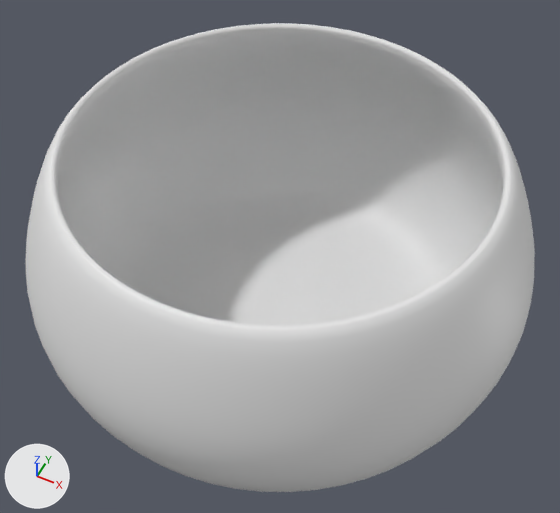
A saved change to the Blender file Incienso.blend.
Rendered twice from a 50 mm lens placed at (19.6, -39.2, 56.9), pointed at (0.3, -0.6, 8.7). Arrows for +X, +Y and +Z are at lower left; the lights stay in place.

Objects in the first picture: 'Vert.001'.
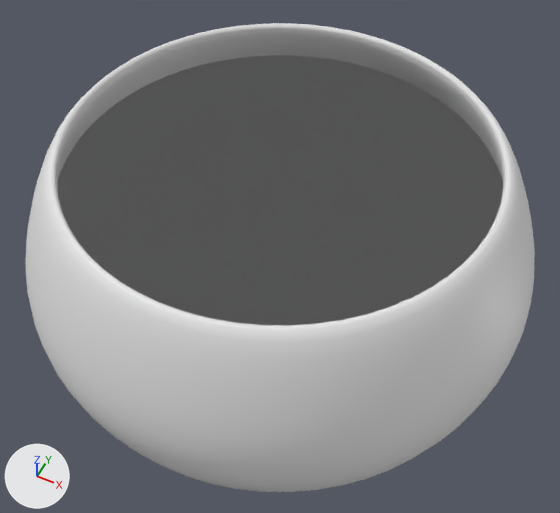
Scene script edits in JSON lines:
```json
{"op": "add", "block": "me_circle_002", "code": ["me_circle_002 = bpy.data.meshes.new('Circle.002')", "me_circle_002.from_pydata(...)  # 162 vertices, 288 faces; spans x -1.0..1.0, y -1.0..1.0, z 0.0"]}
{"op": "add", "block": "ob_circle", "code": ["ob_circle = bpy.data.objects.new('Circle', me_circle_002)", "ob_circle.location = (0.0, 0.0, 16.35)", "ob_circle.scale = (17.8, 17.8, 17.8)"]}
```

Where the change shows, as pixel boxes [x1, y1, x2, y2] in the pictures (560 x 513 px):
```json
{"object": "Circle", "change": "added", "after": [58, 55, 503, 326]}
```
